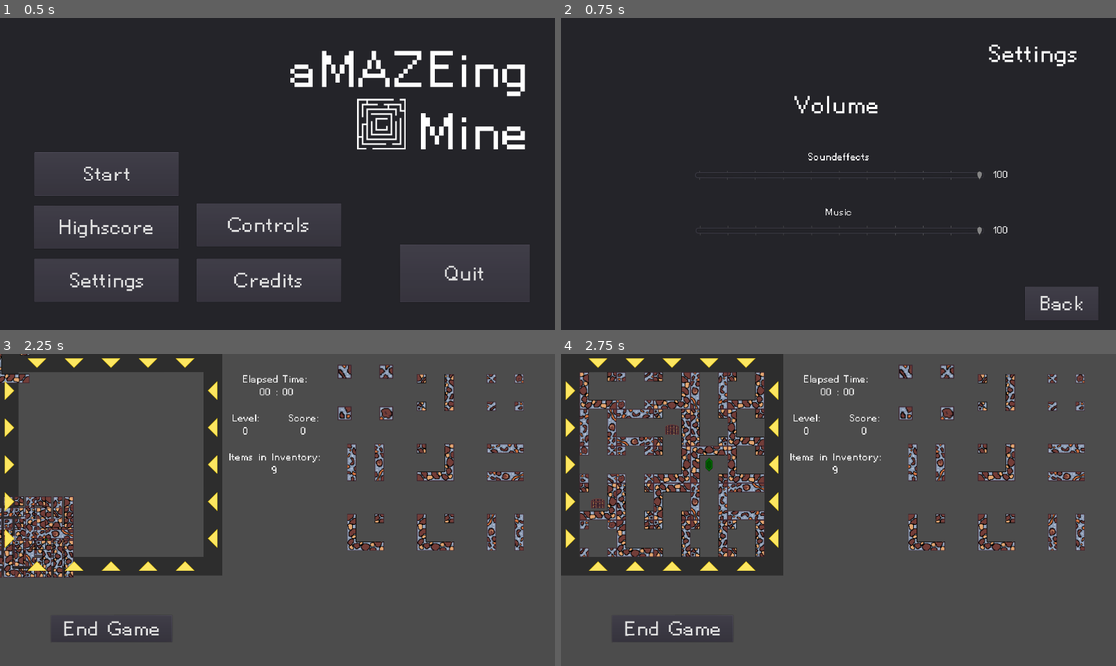
Above: before the commit, frames 1-4 (two rows, left to right).
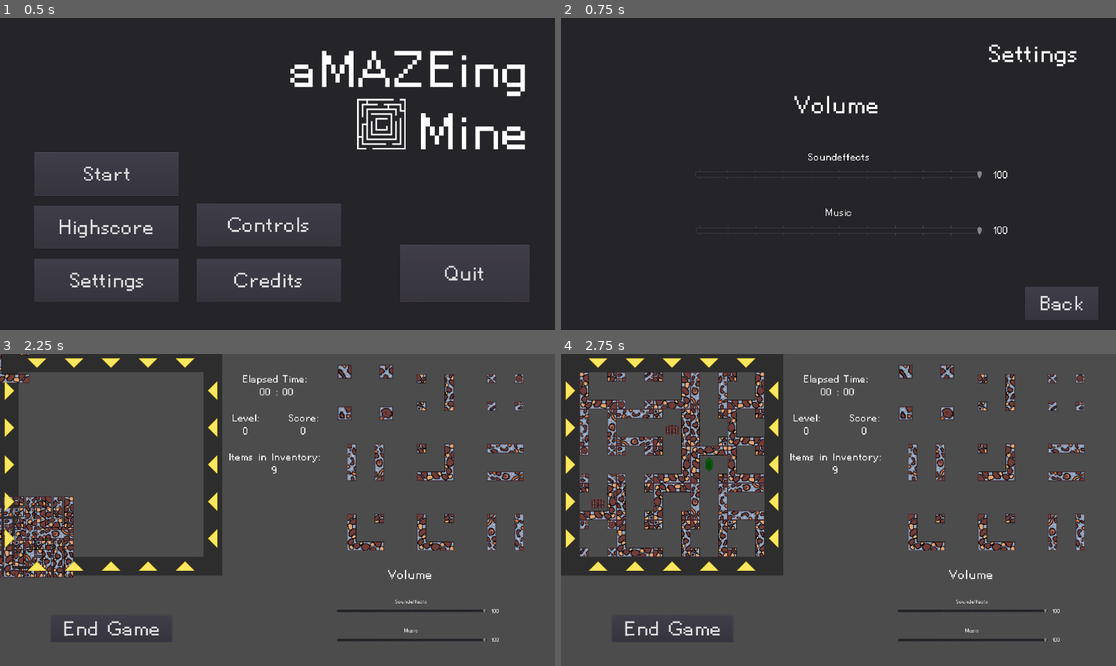
Above: after the commit, the same moments.

Repository: DorianSnowball/amazeing-mine
Game: Godot game, scene res://menu.tscn
The game is run twice, just before and just after one commit, with the same random seed, the same clock (stepped at 60 frames per second) and the same inputs. The engine's default icon, where the game draws it, is replaced by a stand-in: a white triangle on a blue panel in a dark square. Sound files missing from this copy of the repository are replaced by a short silence.
Inputs:
- Up to frame 1 (0.5 s): no input
- Up to frame 2 (0.75 s): click "Settings" at 0.5 s
- Up to frame 3 (2.25 s): click "Back" at 1.25 s; click "Start" at 2 s
- Up to frame 4 (2.75 s): no input

Frame 1 is identical in both runs. In frame 2, 0.3% of the frame differs, in the area x 24-81%, y 43-70%; in frame 3, 0.5%, in the area x 60-90%, y 69-93%; in frame 4, 0.5%.
Error in both runs: Unable to iterate on object of type 'Nil'. (res://Highscore.gd:32)

Commit message:
volume sliders in game

Diff:
--- a/game/MainUI.tscn
+++ b/game/MainUI.tscn
@@ -8,6 +8,7 @@
 [ext_resource path="res://default_theme.tres" type="Theme" id=6]
 [ext_resource path="res://temp_trigger.gd" type="Script" id=7]
 [ext_resource path="res://Music.tscn" type="PackedScene" id=8]
+[ext_resource path="res://Volume.tscn" type="PackedScene" id=9]
 
 [sub_resource type="RectangleShape2D" id=1]
 extents = Vector2( 470.046, 21.987 )
@@ -130,3 +131,10 @@
 shape = SubResource( 1 )
 
 [node name="Music" parent="." instance=ExtResource( 8 )]
+
+[node name="Volume" parent="." instance=ExtResource( 9 )]
+margin_left = 921.697
+margin_top = 608.46
+margin_right = 921.697
+margin_bottom = 434.46
+rect_scale = Vector2( 0.5201, 0.5201 )
--- /dev/null
+++ b/game/Volume.gd
@@ -0,0 +1,25 @@
+extends Control
+
+
+# Declare member variables here. Examples:
+# var a = 2
+# var b = "text"
+
+
+func _on_sfx_value_changed(value):
+    AudioServer.set_bus_volume_db(AudioServer.get_bus_index("SFX"), linear2db(value/100))
+    $"sfx_value_label".bbcode_text = str(value)
+
+
+func _on_music_value_changed(value):
+    AudioServer.set_bus_volume_db(AudioServer.get_bus_index("Music"), linear2db(value/100))
+    $"music_value_label".bbcode_text = str(value)
+
+# Called when the node enters the scene tree for the first time.
+func _ready():
+    pass # Replace with function body.
+
+
+# Called every frame. 'delta' is the elapsed time since the previous frame.
+#func _process(delta):
+#    pass
--- /dev/null
+++ b/game/Volume.tscn
@@ -0,0 +1,134 @@
+[gd_scene load_steps=3 format=2]
+
+[ext_resource path="res://default_theme.tres" type="Theme" id=1]
+[ext_resource path="res://Volume.gd" type="Script" id=2]
+
+[node name="Volume" type="Control"]
+anchor_right = 1.0
+anchor_bottom = 1.0
+margin_bottom = -174.0
+script = ExtResource( 2 )
+__meta__ = {
+"_edit_use_anchors_": false
+}
+
+[node name="Volume_label" type="RichTextLabel" parent="."]
+anchor_left = 0.5
+anchor_right = 0.5
+margin_left = -248.0
+margin_top = 250.0
+margin_right = 239.0
+margin_bottom = 360.0
+rect_pivot_offset = Vector2( -532.5, 430 )
+theme = ExtResource( 1 )
+bbcode_enabled = true
+bbcode_text = "[center][b]Volume"
+text = "Volume"
+__meta__ = {
+"_edit_use_anchors_": false
+}
+
+[node name="sfx_label" type="RichTextLabel" parent="."]
+anchor_left = 0.5
+anchor_top = 0.5
+anchor_right = 0.5
+anchor_bottom = 0.5
+margin_left = -243.5
+margin_top = 5.5
+margin_right = 243.5
+margin_bottom = 106.5
+rect_pivot_offset = Vector2( -532.5, 430 )
+theme = ExtResource( 1 )
+bbcode_enabled = true
+bbcode_text = "[center]Soundeffects"
+text = "Soundeffects"
+__meta__ = {
+"_edit_use_anchors_": false
+}
+
+[node name="sfx_value_label" type="RichTextLabel" parent="."]
+anchor_left = 0.5
+anchor_top = 0.5
+anchor_right = 0.5
+anchor_bottom = 0.5
+margin_left = 528.0
+margin_top = 68.0
+margin_right = 592.0
+margin_bottom = 113.0
+rect_pivot_offset = Vector2( -532.5, 430 )
+theme = ExtResource( 1 )
+bbcode_enabled = true
+bbcode_text = "[center]100"
+text = "100"
+__meta__ = {
+"_edit_use_anchors_": false
+}
+
+[node name="sfx" type="HSlider" parent="."]
+margin_left = 464.0
+margin_top = 510.0
+margin_right = 964.0
+margin_bottom = 542.0
+rect_scale = Vector2( 2, 2 )
+theme = ExtResource( 1 )
+value = 100.0
+rounded = true
+tick_count = 11
+ticks_on_borders = true
+__meta__ = {
+"_edit_use_anchors_": false
+}
+
+[node name="music_label" type="RichTextLabel" parent="."]
+anchor_left = 0.5
+anchor_top = 0.5
+anchor_right = 0.5
+anchor_bottom = 0.5
+margin_left = -243.5
+margin_top = 197.5
+margin_right = 243.5
+margin_bottom = 298.5
+rect_pivot_offset = Vector2( -532.5, 430 )
+theme = ExtResource( 1 )
+bbcode_enabled = true
+bbcode_text = "[center]Music"
+text = "Music"
+__meta__ = {
+"_edit_use_anchors_": false
+}
+
+[node name="music_value_label" type="RichTextLabel" parent="."]
+anchor_left = 0.5
+anchor_top = 0.5
+anchor_right = 0.5
+anchor_bottom = 0.5
+margin_left = 528.0
+margin_top = 260.0
+margin_right = 592.0
+margin_bottom = 305.0
+rect_pivot_offset = Vector2( -532.5, 430 )
+theme = ExtResource( 1 )
+bbcode_enabled = true
+bbcode_text = "[center]100"
+text = "100"
+__meta__ = {
+"_edit_use_anchors_": false
+}
+
+[node name="music" type="HSlider" parent="."]
+margin_left = 465.782
+margin_top = 704.0
+margin_right = 965.782
+margin_bottom = 736.0
+rect_scale = Vector2( 2, 2 )
+theme = ExtResource( 1 )
+value = 100.0
+rounded = true
+tick_count = 11
+ticks_on_borders = true
+__meta__ = {
+"_edit_use_anchors_": false
+}
+
+[connection signal="value_changed" from="sfx" to="." method="_on_sfx_value_changed"]
+[connection signal="value_changed" from="music" to="." method="_on_music_value_changed"]
--- a/game/menu.gd
+++ b/game/menu.gd
@@ -60,15 +60,3 @@
     $"ButtonQuit".connect("pressed",self,"button_quit")
 
     spawnAnimation()
-
-func _on_sfx_value_changed(value):
-    AudioServer.set_bus_volume_db(AudioServer.get_bus_index("SFX"), linear2db(value/100))
-    $"Settings/sfx_value_label".bbcode_text = str(value)
-
-
-func _on_music_value_changed(value):
-    AudioServer.set_bus_volume_db(AudioServer.get_bus_index("Music"), linear2db(value/100))
-    $"Settings/music_value_label".bbcode_text = str(value)
-
-func lin_to_db(value):
-    return value
--- a/game/menu.tscn
+++ b/game/menu.tscn
@@ -7,6 +7,7 @@
 [ext_resource path="res://default_theme.tres" type="Theme" id=5]
 [ext_resource path="res://Dwarf.tscn" type="PackedScene" id=6]
 [ext_resource path="res://Sprites/logo_white.png" type="Texture" id=7]
+[ext_resource path="res://Volume.tscn" type="PackedScene" id=8]
 
 [sub_resource type="CanvasItemMaterial" id=1]
 
@@ -373,6 +374,16 @@
 "_edit_use_anchors_": false
 }
 
+[node name="Back" type="Button" parent="Settings"]
+margin_left = 1604.81
+margin_top = 929.527
+margin_right = 1858.81
+margin_bottom = 1046.53
+text = "Back"
+__meta__ = {
+"_edit_use_anchors_": false
+}
+
 [node name="Header" type="Label" parent="Settings"]
 margin_left = 1473.56
 margin_top = 72.0563
@@ -384,130 +395,4 @@
 "_edit_use_anchors_": false
 }
 
-[node name="Back" type="Button" parent="Settings"]
-margin_left = 1604.81
-margin_top = 929.527
-margin_right = 1858.81
-margin_bottom = 1046.53
-text = "Back"
-__meta__ = {
-"_edit_use_anchors_": false
-}
-
-[node name="Volume_label" type="RichTextLabel" parent="Settings"]
-anchor_left = 0.5
-anchor_right = 0.5
-margin_left = -248.0
-margin_top = 250.0
-margin_right = 239.0
-margin_bottom = 360.0
-rect_pivot_offset = Vector2( -532.5, 430 )
-theme = ExtResource( 5 )
-bbcode_enabled = true
-bbcode_text = "[center][b]Volume"
-text = "Volume"
-__meta__ = {
-"_edit_use_anchors_": false
-}
-
-[node name="sfx_label" type="RichTextLabel" parent="Settings"]
-anchor_left = 0.5
-anchor_top = 0.5
-anchor_right = 0.5
-anchor_bottom = 0.5
-margin_left = -243.5
-margin_top = -82.5
-margin_right = 243.5
-margin_bottom = 18.5
-rect_pivot_offset = Vector2( -532.5, 430 )
-theme = ExtResource( 5 )
-bbcode_enabled = true
-bbcode_text = "[center]Soundeffects"
-text = "Soundeffects"
-__meta__ = {
-"_edit_use_anchors_": false
-}
-
-[node name="sfx_value_label" type="RichTextLabel" parent="Settings"]
-anchor_left = 0.5
-anchor_top = 0.5
-anchor_right = 0.5
-anchor_bottom = 0.5
-margin_left = 528.0
-margin_top = -20.0
-margin_right = 592.0
-margin_bottom = 25.0
-rect_pivot_offset = Vector2( -532.5, 430 )
-theme = ExtResource( 5 )
-bbcode_enabled = true
-bbcode_text = "[center]100"
-text = "100"
-__meta__ = {
-"_edit_use_anchors_": false
-}
-
-[node name="sfx" type="HSlider" parent="Settings"]
-margin_left = 464.0
-margin_top = 512.0
-margin_right = 964.0
-margin_bottom = 544.0
-rect_scale = Vector2( 2, 2 )
-theme = ExtResource( 5 )
-value = 100.0
-rounded = true
-tick_count = 11
-ticks_on_borders = true
-
-[node name="music_label" type="RichTextLabel" parent="Settings"]
-anchor_left = 0.5
-anchor_top = 0.5
-anchor_right = 0.5
-anchor_bottom = 0.5
-margin_left = -243.5
-margin_top = 109.5
-margin_right = 243.5
-margin_bottom = 210.5
-rect_pivot_offset = Vector2( -532.5, 430 )
-theme = ExtResource( 5 )
-bbcode_enabled = true
-bbcode_text = "[center]Music"
-text = "Music"
-__meta__ = {
-"_edit_use_anchors_": false
-}
-
-[node name="music_value_label" type="RichTextLabel" parent="Settings"]
-anchor_left = 0.5
-anchor_top = 0.5
-anchor_right = 0.5
-anchor_bottom = 0.5
-margin_left = 528.0
-margin_top = 172.0
-margin_right = 592.0
-margin_bottom = 217.0
-rect_pivot_offset = Vector2( -532.5, 430 )
-theme = ExtResource( 5 )
-bbcode_enabled = true
-bbcode_text = "[center]100"
-text = "100"
-__meta__ = {
-"_edit_use_anchors_": false
-}
-
-[node name="music" type="HSlider" parent="Settings"]
-margin_left = 465.782
-margin_top = 704.0
-margin_right = 965.782
-margin_bottom = 736.0
-rect_scale = Vector2( 2, 2 )
-theme = ExtResource( 5 )
-value = 100.0
-rounded = true
-tick_count = 11
-ticks_on_borders = true
-__meta__ = {
-"_edit_use_anchors_": false
-}
-
-[connection signal="value_changed" from="Settings/sfx" to="." method="_on_sfx_value_changed"]
-[connection signal="value_changed" from="Settings/music" to="." method="_on_music_value_changed"]
+[node name="Volume" parent="Settings" instance=ExtResource( 8 )]
Not shown: 1 places in game/MainUI.tscn that only renumber resources
Not shown: 1 places in game/menu.tscn that only renumber resources
